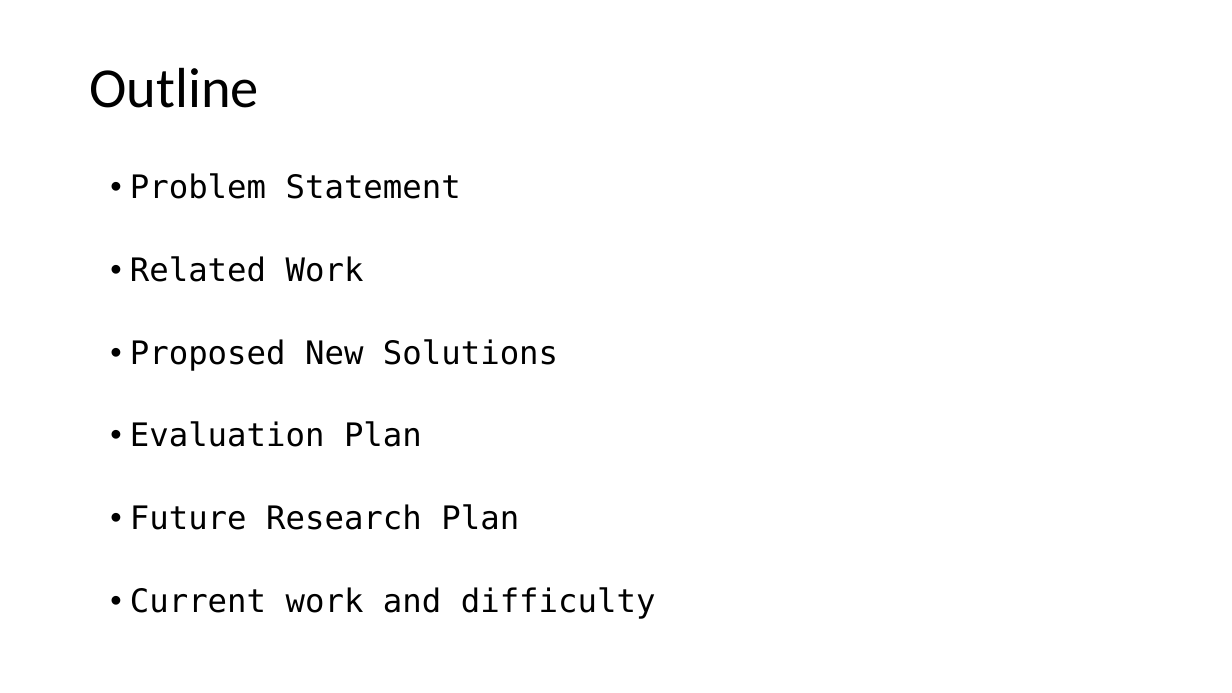
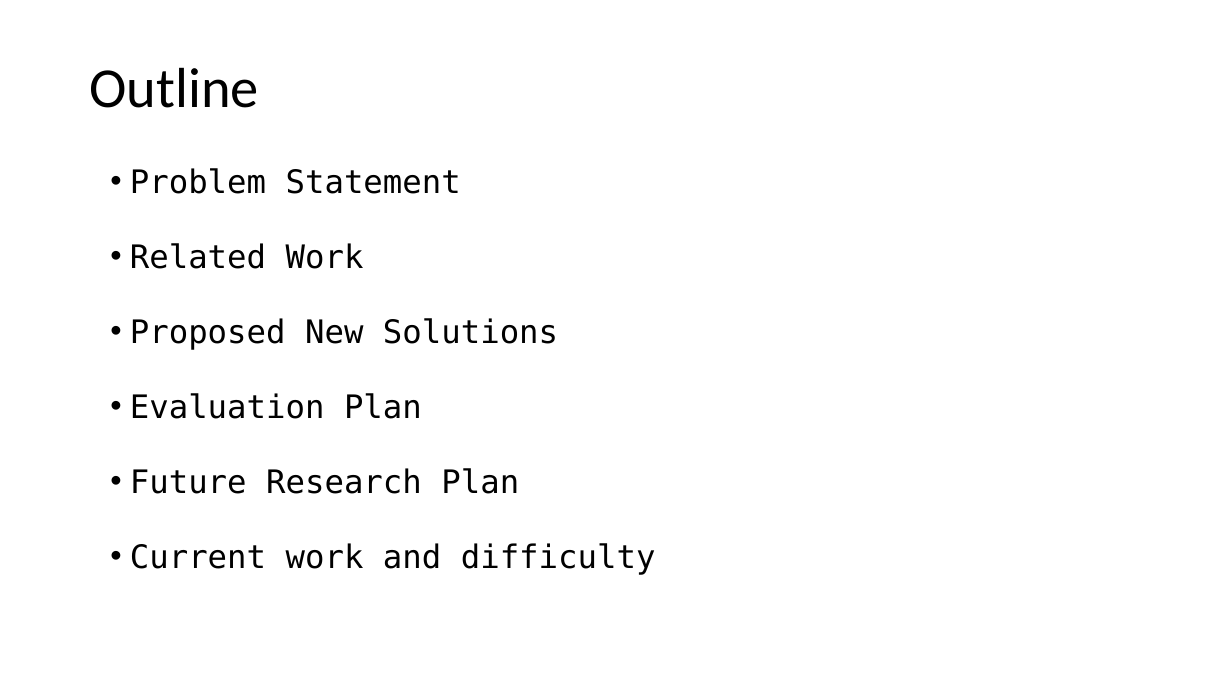
Before and after one commit to LiGaOg/libpmp, a slide deck: slide 2 of proposal.pptx. Drawn at 1232x693 pixels with LibreOffice and Linux fonts; fonts in the diff are those of the drawing. Boxes give left, top, right and bottom in pixels: in the first picture for what was removed or moved away, otherwise in the second. Text is boxed around its words. In the diff, an @@ line names an element or a change of style, - is before the commit and + after.

```diff
--- a/proposal.pptx
+++ b/proposal.pptx
@@ text "Problem Statement" at bbox=[130, 168, 656, 575]: line spacing 0.9 to 0.8 @@
```
Also in this commit, not shown: 2 other slides changed.
